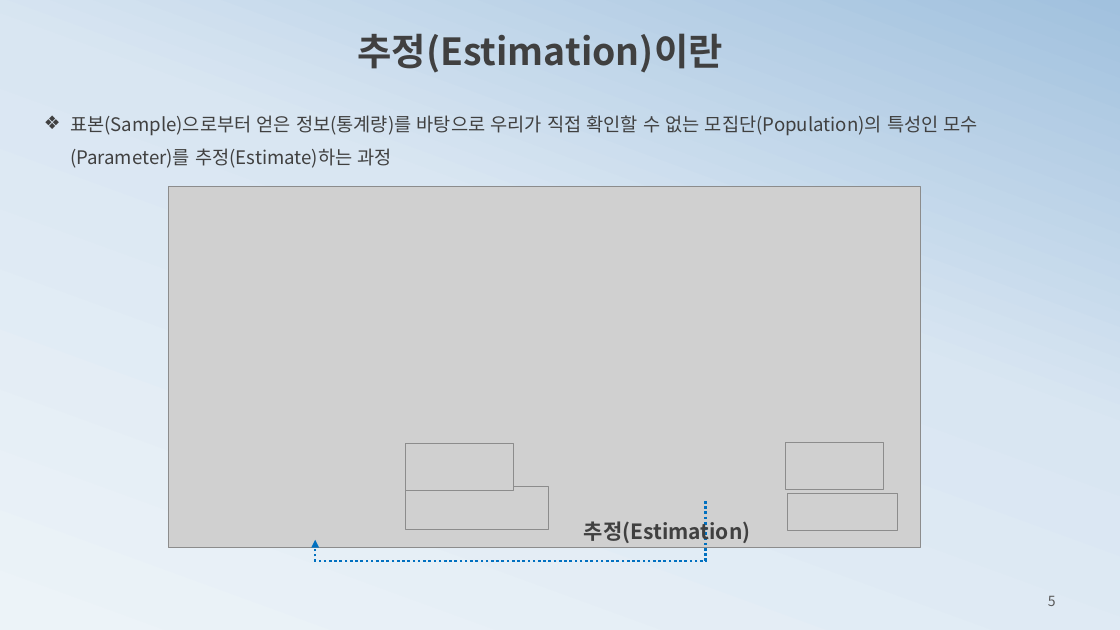
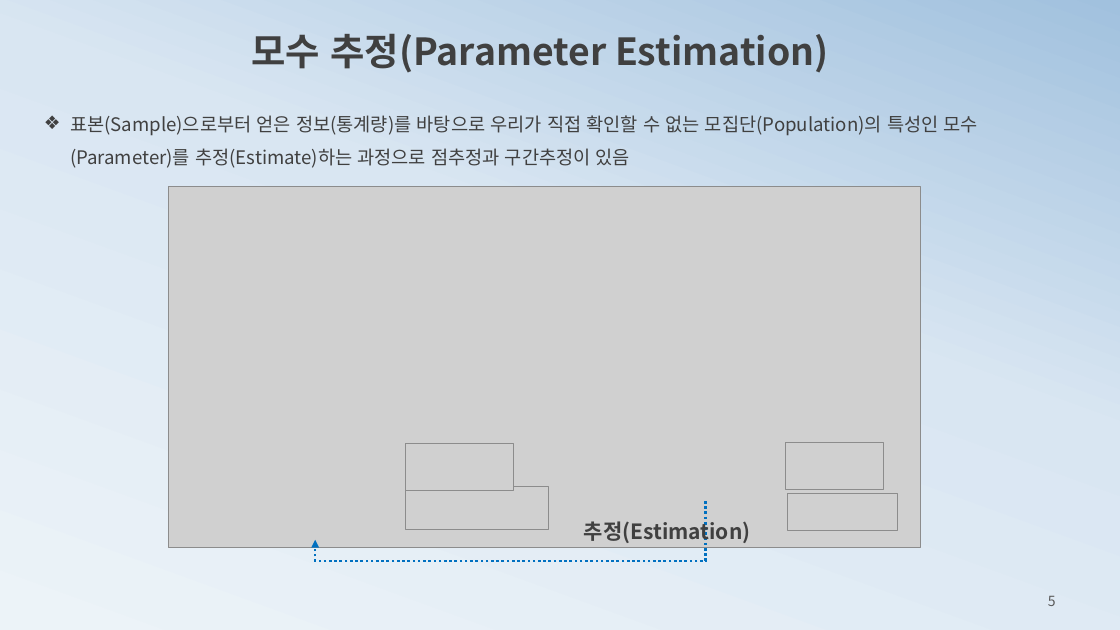
Before and after one commit to ancestor9/mathematics-for-machine-learning, a slide deck: slide 5 of 4_Estimation.pptx. Drawn at 1120x630 pixels with LibreOffice and Linux fonts; fonts in the diff are those of the drawing; grey boxes stand for pictures. Boxes give left, top, right and bottom in pixels: in the first picture for what was removed or moved away, otherwise in the second. Text is boxed around its words. In the diff, an @@ line names an element or a change of style, - is before the commit and + after.

```diff
--- a/4_Estimation.pptx
+++ b/4_Estimation.pptx
@@ text at box(251, 33, 829, 72): text changed @@
-추정(Estimation)이란
+모수 추정(Parameter Estimation)
@@ text at box(70, 115, 978, 168): text changed @@
-❖ 표본(Sample)으로부터 얻은 정보(통계량)를 바탕으로 우리가 직접 확인할 수 없는 모집단(Population)의 특성인 모수(Parameter)를 추정(Estimate)하는 과정
+❖ 표본(Sample)으로부터 얻은 정보(통계량)를 바탕으로 우리가 직접 확인할 수 없는 모집단(Population)의 특성인 모수(Parameter)를 추정(Estimate)하는 과정으로 점추정과 구간추정이 있음
```
Also in this commit, not shown: 1 other slide changed, 1 slide added, 4 slides removed.
